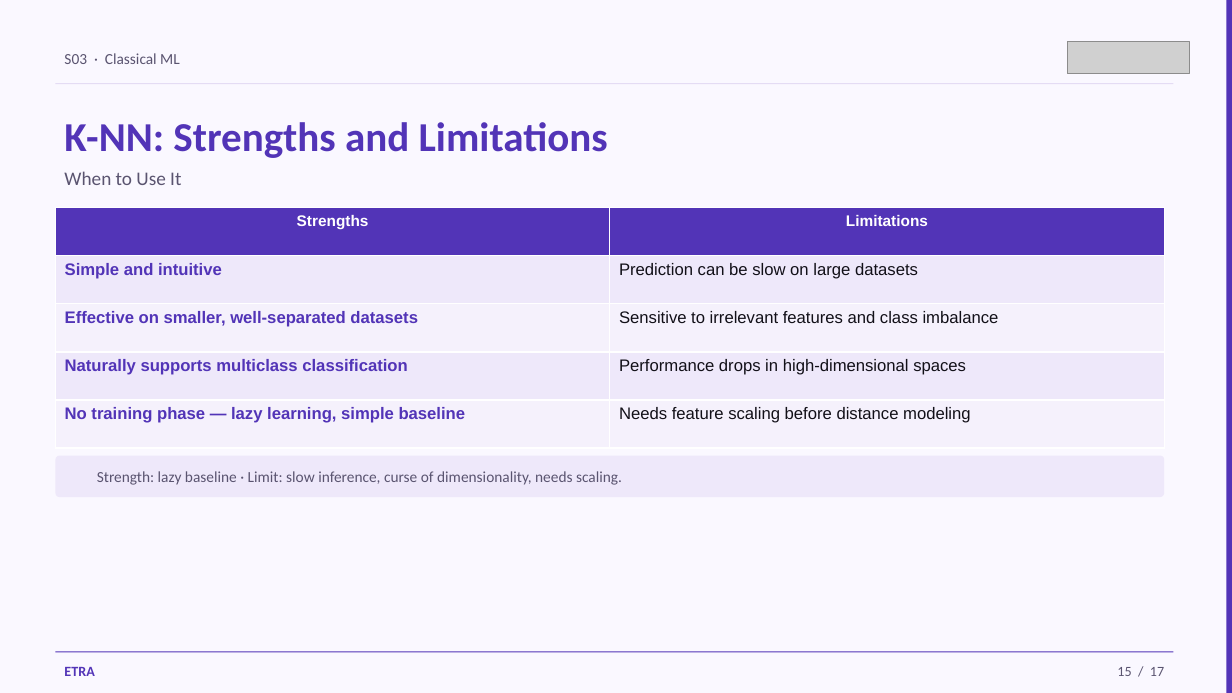
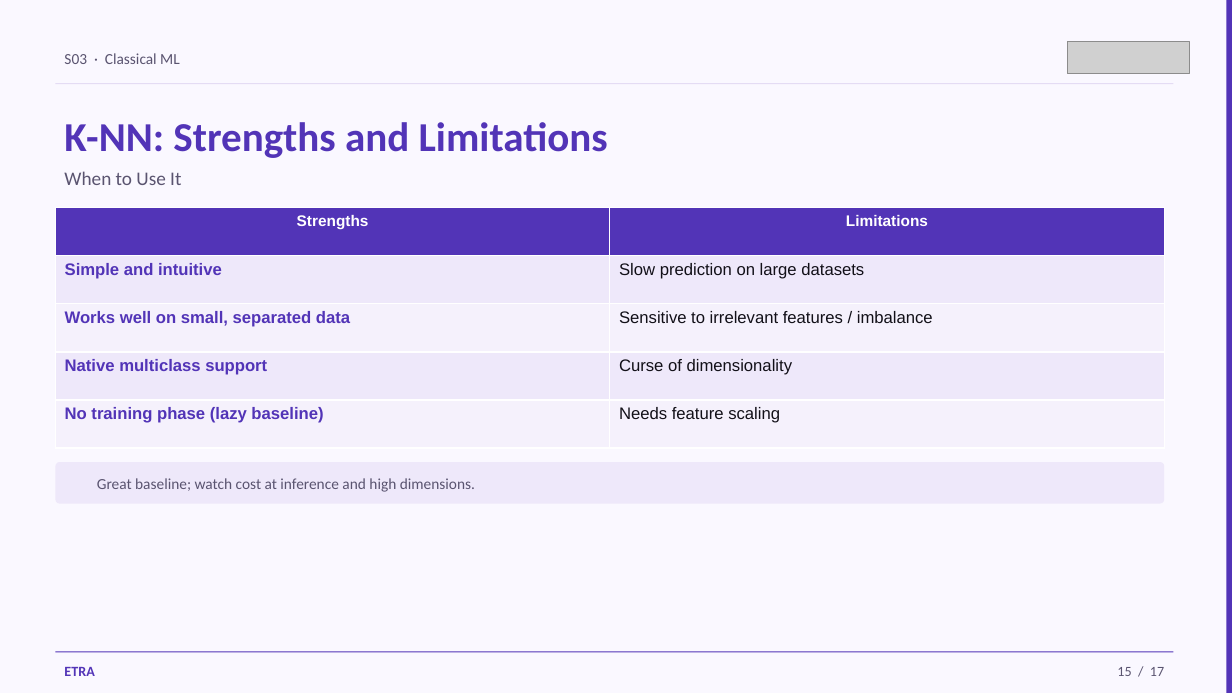
Before and after one commit to iksasa15/AI-ML, a slide deck: slide 15 of web-presentation/pdf-exports/Week1-Session3-Classification-Basics.pptx. Drawn at 1232x693 pixels with LibreOffice and Linux fonts; fonts in the diff are those of the drawing; grey boxes stand for pictures. Boxes give left, top, right and bottom in pixels: in the first picture for what was removed or moved away, otherwise in the second. Text is boxed around its words. In the diff, an @@ line names an element or a change of style, - is before the commit and + after.

Commit message:
feat: update Week 1, Session 3 PowerPoint content by refining definitions and enhancing clarity in explanations for improved educational effectiveness

```diff
--- a/web-presentation/pdf-exports/Week1-Session3-Classification-Basics.pptx
+++ b/web-presentation/pdf-exports/Week1-Session3-Classification-Basics.pptx
@@ table at (55, 208, 1165, 448) @@
-row 2, column 2: Prediction can be slow on large datasets
+row 2, column 2: Slow prediction on large datasets
-row 3, column 1: Effective on smaller, well-separated datasets
+row 3, column 1: Works well on small, separated data
-row 3, column 2: Sensitive to irrelevant features and class imbalance
+row 3, column 2: Sensitive to irrelevant features / imbalance
-row 4, column 1: Naturally supports multiclass classification
+row 4, column 1: Native multiclass support
-row 4, column 2: Performance drops in high-dimensional spaces
+row 4, column 2: Curse of dimensionality
-row 5, column 1: No training phase — lazy learning, simple baseline
+row 5, column 1: No training phase (lazy baseline)
-row 5, column 2: Needs feature scaling before distance modeling
+row 5, column 2: Needs feature scaling
@@ rounded rectangle: place and size @@
-rounded rectangle at (55, 456, 1165, 497)
+rounded rectangle at (55, 462, 1165, 504)
@@ text at (97, 478, 475, 492): text changed @@
-Strength: lazy baseline · Limit: slow inference, curse of dimensionality, needs scaling.
+Great baseline; watch cost at inference and high dimensions.
```
Also in this commit, not shown: 11 other slides changed, 2 slides added, 2 slides removed, 4 other files.
